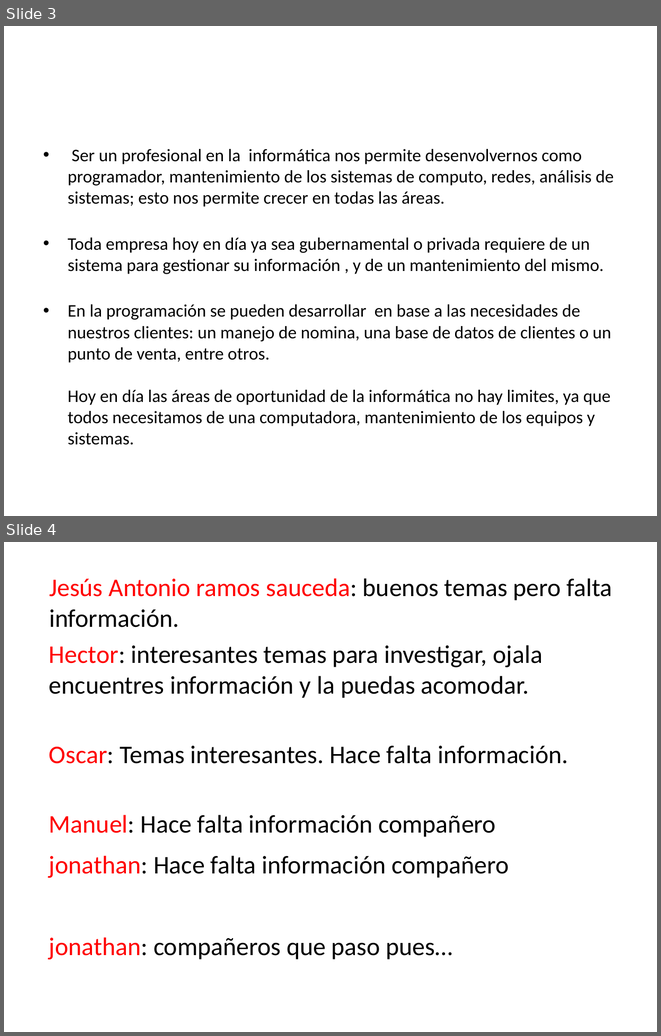
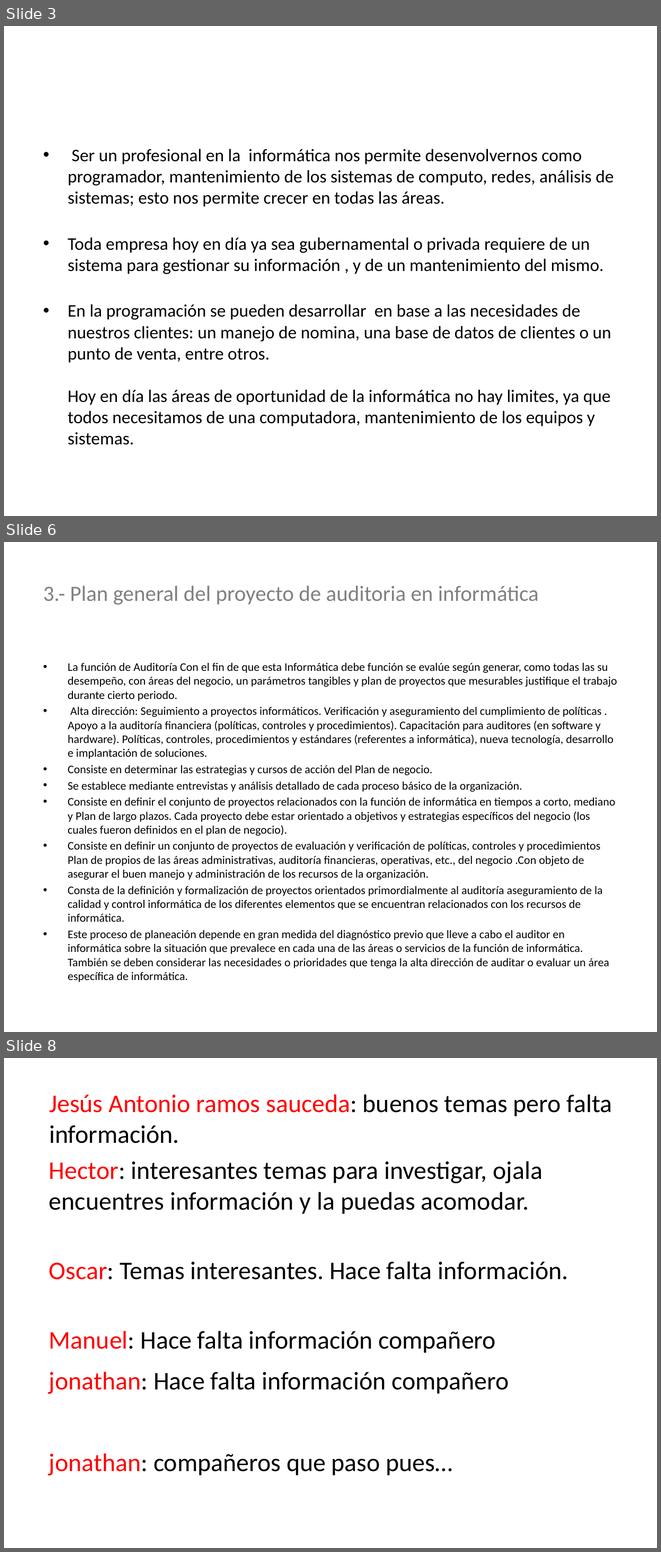
Before and after one commit to lc850/auditoria, a slide deck: 7 - Etapa de la justificación.pptx. Shown one above the other, each under a label of ours: slides 3 and 4 before the commit, slides 3, 6 and 8 after it; the slides between them are not shown. The pictures are 661x1036 and 661x1552 pixels, drawn with LibreOffice and Linux fonts; fonts in the diff are those of the drawing. Boxes give left, top, right and bottom in pixels: in the first picture for what was removed or moved away, otherwise in the second. Text is boxed around its words. In the diff, an @@ line names an element or a change of style, - is before the commit and + after.

```diff
--- a/7 - Etapa de la justificación.pptx
+++ b/7 - Etapa de la justificación.pptx
@@ slide 6 added at bbox=[4, 542, 657, 1032], background #FFFFFF @@
@@ title added at bbox=[43, 585, 539, 605], 24 pt, text #808080 @@
+  3.- Plan general del proyecto de auditoria en informática
@@ text added at bbox=[68, 662, 617, 982], 12.8 pt, text #000000 @@
+• La función de Auditoría Con el fin de que esta Informática debe función se evalúe según generar, como todas las su desempeño, con áreas del negocio, un parámetros tangibles y plan de proyectos que mesurables justifique el trabajo durante cierto periodo.
+• Alta dirección: Seguimiento a proyectos informáticos. Verificación y aseguramiento del cumplimiento de políticas . Apoyo a la auditoría financiera (políticas, controles y procedimientos). Capacitación para auditores (en software y hardware). Políticas, controles, procedimientos y estándares (referentes a informática), nueva tecnología, desarrollo e implantación de soluciones.
+• Consiste en determinar las estrategias y cursos de acción del Plan de negocio.
+• Se establece mediante entrevistas y análisis detallado de cada proceso básico de la organización.
+• Consiste en definir el conjunto de proyectos relacionados con la función de informática en tiempos a corto, mediano y Plan de largo plazos. Cada proyecto debe estar orientado a objetivos y estrategias específicos del negocio (los cuales fueron definidos en el plan de negocio).
+• Consiste en definir un conjunto de proyectos de evaluación y verificación de políticas, controles y procedimientos Plan de propios de las áreas administrativas, auditoría financieras, operativas, etc., del negocio .Con objeto de asegurar el buen manejo y administración de los recursos de la organización.
+• Consta de la definición y formalización de proyectos orientados primordialmente al auditoría aseguramiento de la calidad y control informática de los diferentes elementos que se encuentran relacionados con los recursos de informática.
+• Este proceso de planeación depende en gran medida del diagnóstico previo que lleve a cabo el auditor en informática sobre la situación que prevalece en cada una de las áreas o servicios de la función de informática. También se deben considerar las necesidades o prioridades que tenga la alta dirección de auditar o evaluar un área específica de informática.
@@ what was slide 4 is now slide 8 @@
```
Also in this commit, not shown: 2 slides changed, 3 other slides added.
